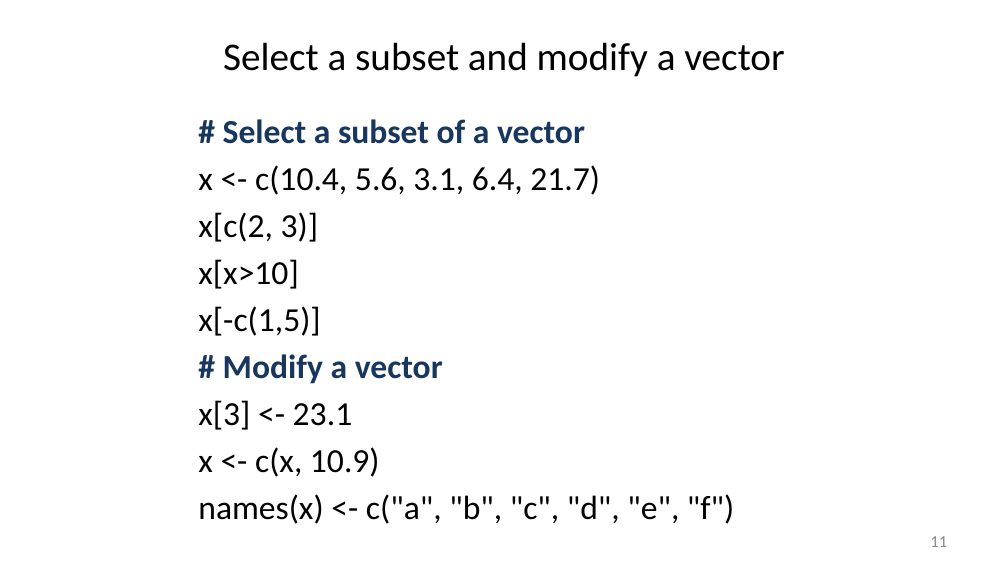
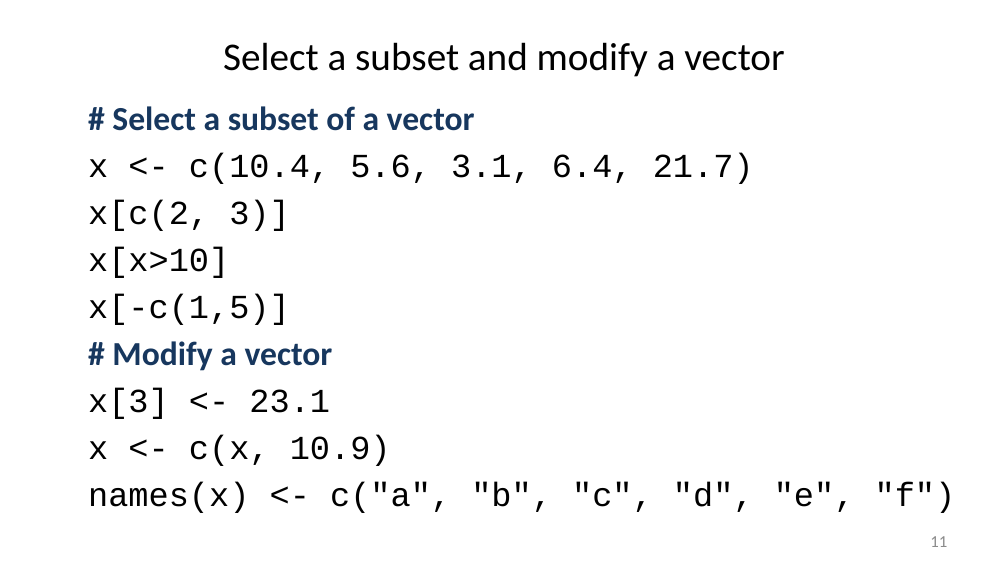
Before and after one commit to liu3zhenlab/teaching, a slide deck: slide 11 of PLPTH813Bioinformatis/2025/2_lab/lab07_R.pptx. Drawn at 1008x567 pixels with LibreOffice and Linux fonts; fonts in the diff are those of the drawing. Boxes give left, top, right and bottom in pixels: in the first picture for what was removed or moved away, otherwise in the second. Text is boxed around its words. In the diff, an @@ line names an element or a change of style, - is before the commit and + after.

```diff
--- a/PLPTH813Bioinformatis/2025/2_lab/lab07_R.pptx
+++ b/PLPTH813Bioinformatis/2025/2_lab/lab07_R.pptx
@@ text "# Select a subset of ...": place and size @@
-text "# Select a subset of ..." at [198, 119, 734, 524]
+text "# Select a subset of ..." at [88, 106, 956, 513]
@@ text at [88, 153, 956, 513]: font Calibri to Courier New in "x <- c(10.4, 5.6, 3.1, 6.4, 21.7)", "x[c(2, 3)]", "x[x>10]", "x[-c(1,5)]" and 3 more places @@
```
Also in this commit, not shown: 26 other slides changed, 2 other files.
